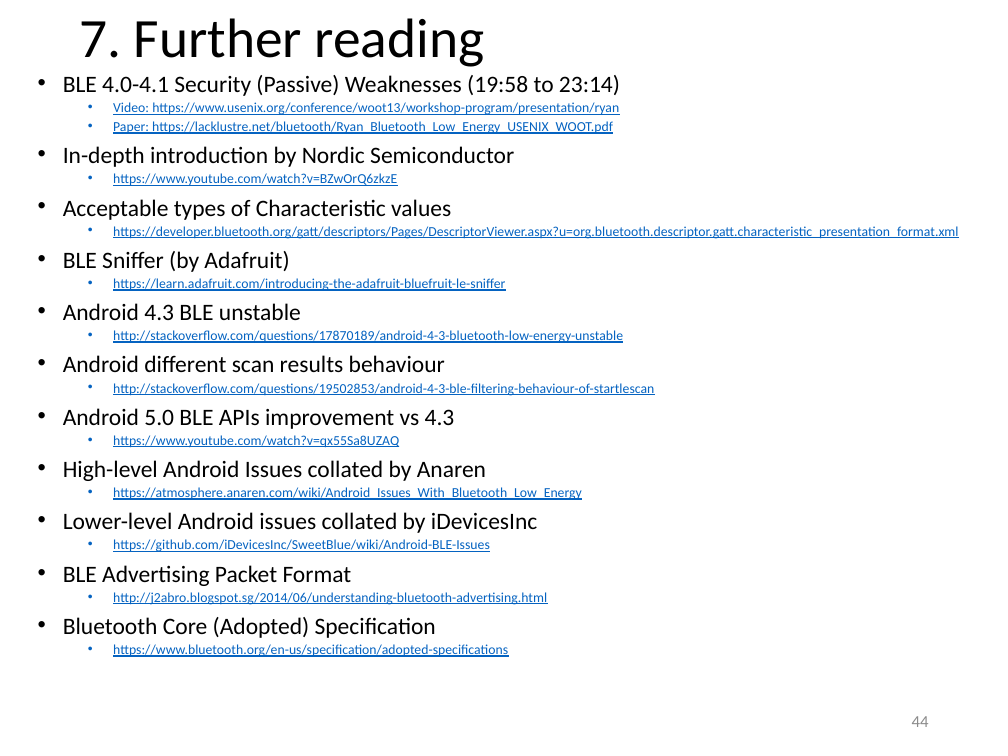
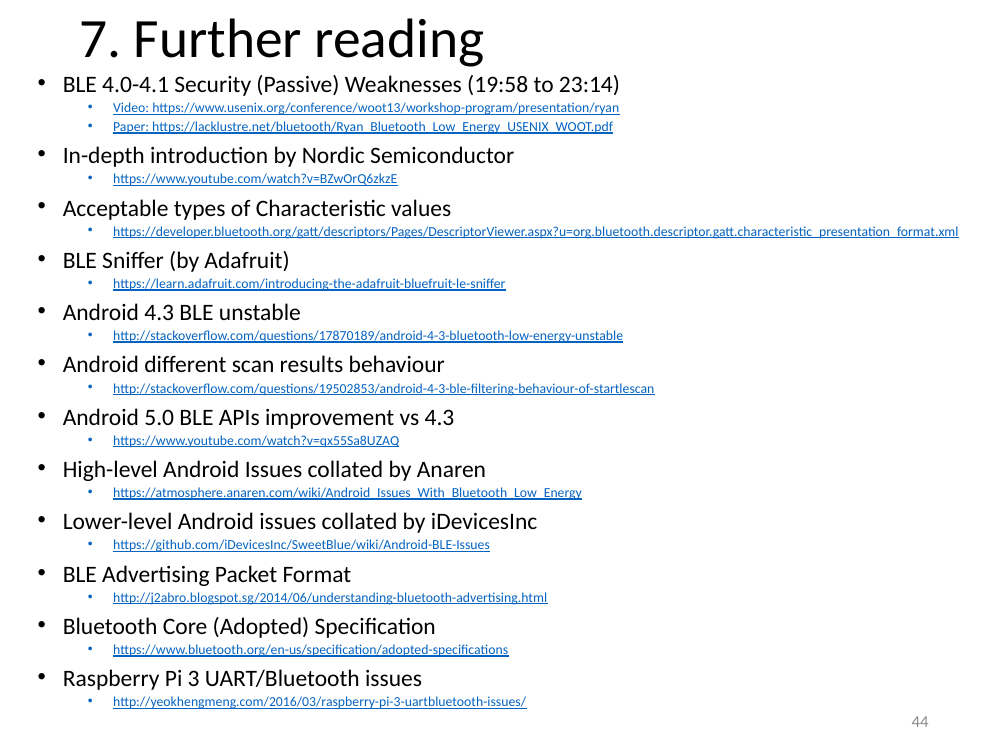
Before and after one commit to yeokm1/intro-to-ble, a slide deck: slide 44 of intro to ble.pptx. Drawn at 1008x756 pixels with LibreOffice and Linux fonts; fonts in the diff are those of the drawing. Boxes give left, top, right and bottom in pixels: in the first picture for what was removed or moved away, otherwise in the second. Text is boxed around its words. In the diff, an @@ line names an element or a change of style, - is before the commit and + after.

```diff
--- a/intro to ble.pptx
+++ b/intro to ble.pptx
@@ text at bbox=[63, 669, 526, 709]: paragraphs added @@
+• Raspberry Pi 3 UART/Bluetooth issues
+  • http://yeokhengmeng.com/2016/03/raspberry-pi-3-uartbluetooth-issues/
```
Also in this commit, not shown: 1 other slide changed.
